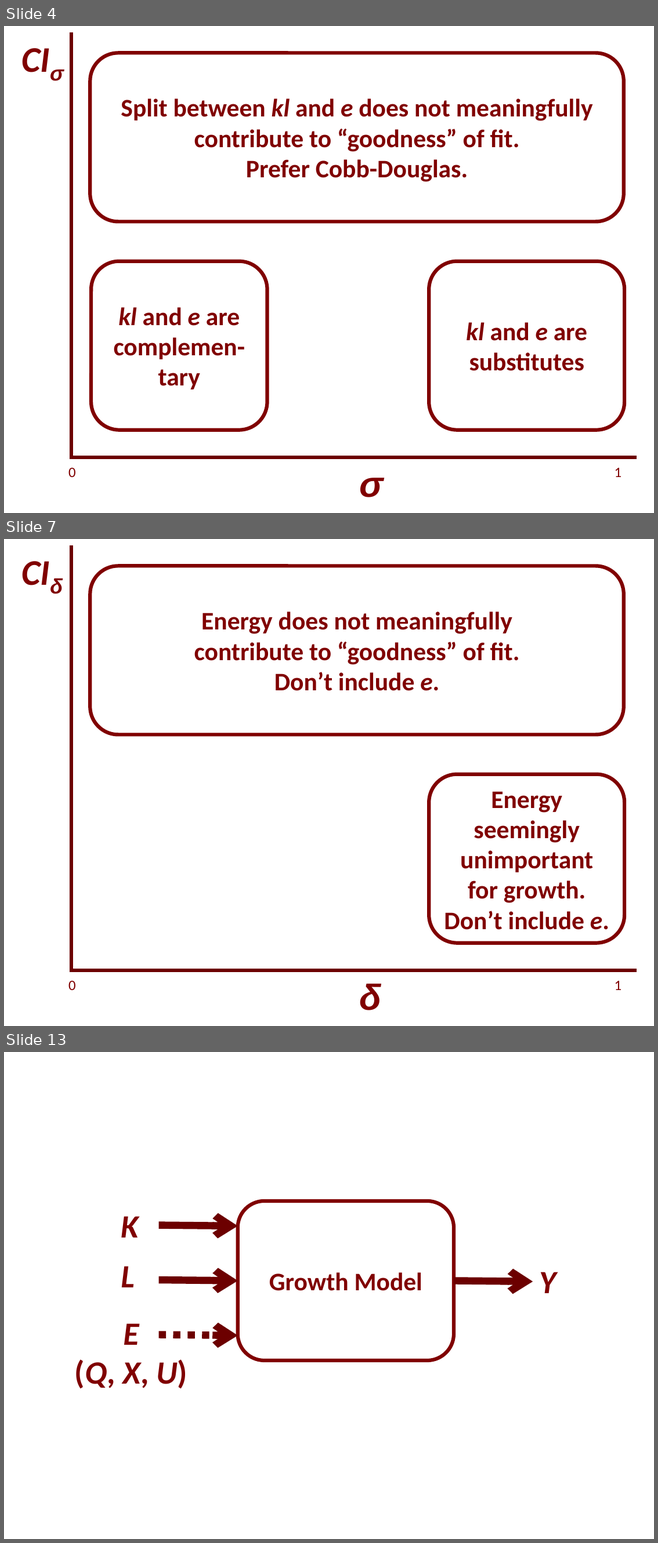
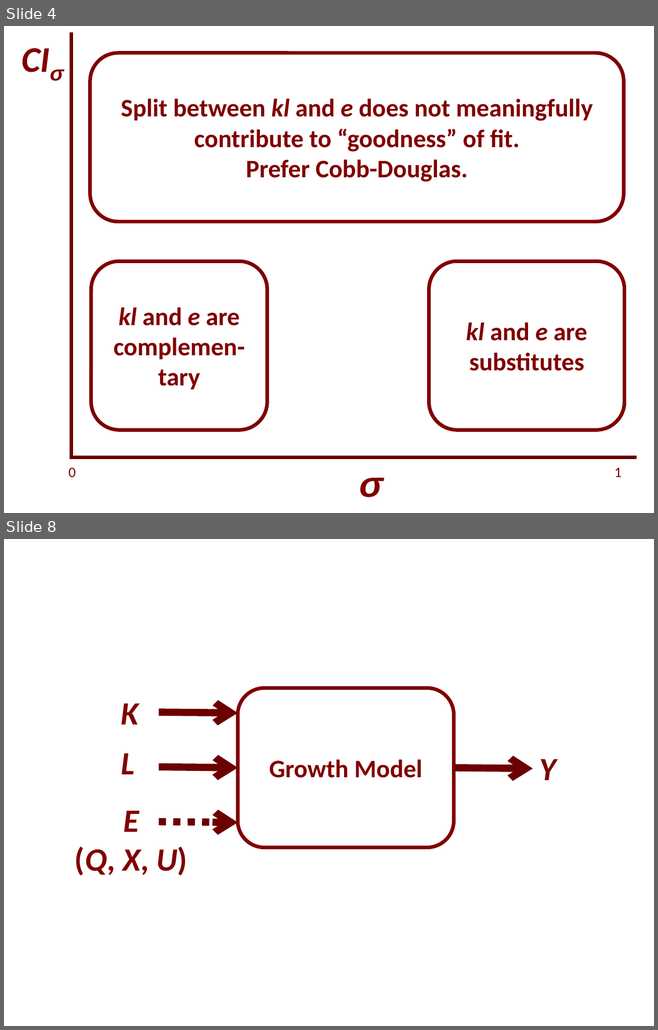
Before and after one commit to EconModels/MacroGrowth, a slide deck: figure_other/Seminar Figures.pptx. Shown one above the other, each under a label of ours: slides 4, 7 and 13 before the commit, slides 4 and 8 after it; the slides between them are not shown. The pictures are 658x1543 and 658x1030 pixels, drawn with LibreOffice and Linux fonts; fonts in the diff are those of the drawing. Boxes give left, top, right and bottom in pixels: in the first picture for what was removed or moved away, otherwise in the second. Text is boxed around its words. In the diff, an @@ line names an element or a change of style, - is before the commit and + after.

```diff
--- a/figure_other/Seminar Figures.pptx
+++ b/figure_other/Seminar Figures.pptx
@@ slide 7 removed at (x1=4, y1=539, x2=654, y2=1026), background #FFFFFF @@
@@ text removed at (x1=15, y1=545, x2=76, y2=595) @@
-CIδ
@@ line removed from (71, 972) to (71, 545) @@
@@ rounded rectangle removed at (x1=90, y1=566, x2=623, y2=734) @@
-Energy does not meaningfully
-contribute to “goodness” of fit.
-Don’t include e.
@@ rounded rectangle removed at (x1=429, y1=774, x2=625, y2=943) @@
-Energy seemingly unimportant for growth. Don’t include e.
@@ line removed from (71, 971) to (636, 971) @@
@@ text removed at (x1=68, y1=981, x2=76, y2=990) @@
-0
@@ text removed at (x1=359, y1=984, x2=381, y2=1011) @@
-δ
@@ text removed at (x1=614, y1=981, x2=622, y2=990) @@
-1
@@ what was slide 13 is now slide 8 @@
```
Also in this commit, not shown: 3 slides changed, 4 other slides removed, 18 other files.
